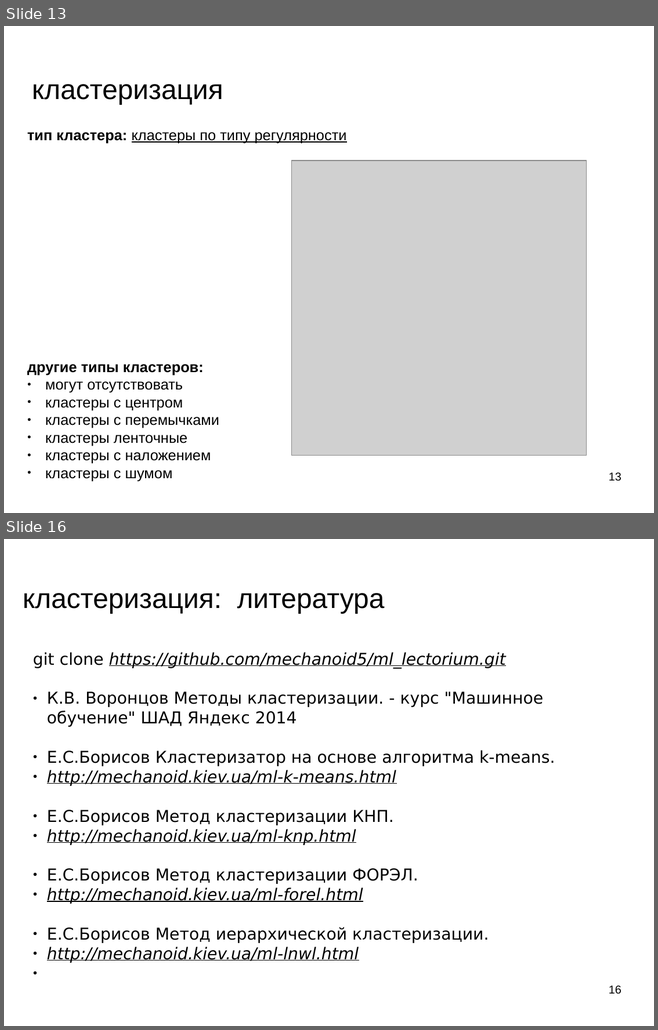
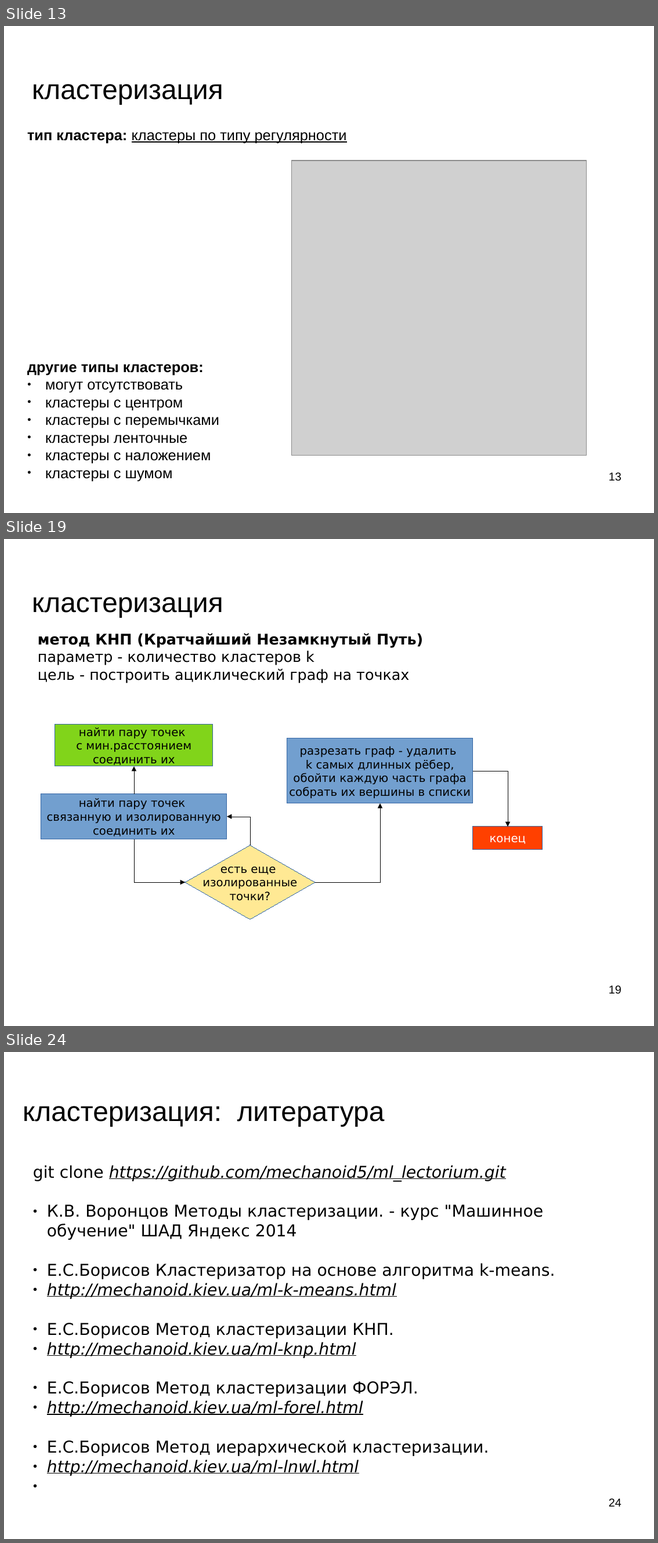
Before and after one commit to mechanoid5/ml_lectorium_legacy, a slide deck: 07-cluster.odp. Shown one above the other, each under a label of ours: slides 13 and 16 before the commit, slides 13, 19 and 24 after it; the slides between them are not shown. The pictures are 658x1030 and 658x1543 pixels, drawn with LibreOffice and Linux fonts; fonts in the diff are those of the drawing; grey boxes stand for pictures; background and template pictures are left out. Boxes give left, top, right and bottom in pixels: in the first picture for what was removed or moved away, otherwise in the second. Text is boxed around its words. In the diff, an @@ line names an element or a change of style, - is before the commit and + after.

```diff
--- a/07-cluster.odp
+++ b/07-cluster.odp
@@ slide 19 added at bbox=[4, 539, 654, 1026], background picture (left out) @@
@@ title added at bbox=[32, 597, 223, 617], 33.9 pt, text #000000 @@
+кластеризация
@@ text added at bbox=[38, 633, 423, 683], 18 pt, text #000000 @@
+метод КНП (Кратчайший Незамкнутый Путь)
+параметр - количество кластеров k
+цель - построить ациклический граф на точках
@@ rectangle added at bbox=[55, 725, 213, 766], fill #81D41A, outline #3465A4 0 pt, 14 pt, text #000000 @@
+найти пару точек
+с мин.расстоянием
+соединить их
@@ rectangle added at bbox=[287, 739, 473, 803], fill #729FCF, outline #3465A4 0 pt, 14 pt, text #000000 @@
+разрезать граф - удалить
+k самых длинных рёбер,
+обойти каждую часть графа
+собрать их вершины в списки
@@ elbow arrow added from (134, 794) to (134, 766), #000000 0 pt @@
@@ elbow arrow added from (473, 771) to (507, 827), #000000 0 pt @@
@@ rectangle added at bbox=[41, 794, 227, 839], fill #729FCF, outline #3465A4 0 pt, 14 pt, text #000000 @@
+найти пару точек
+связанную и изолированную
+соединить их
@@ elbow arrow added from (250, 845) to (227, 817), #000000 0 pt @@
@@ elbow arrow added from (315, 883) to (380, 803), #000000 0 pt @@
@@ rectangle added at bbox=[473, 827, 542, 850], fill #FF4000, outline #3465A4 0 pt, 14 pt, text #FFFFFF @@
+конец
@@ elbow arrow added from (134, 839) to (185, 883), #000000 0 pt @@
@@ diamond added at bbox=[185, 845, 315, 920], fill #FFE994, outline #3465A4 0 pt, 14 pt, text #000000 @@
+есть еще
+изолированные
+точки?
@@ page number added at bbox=[608, 986, 621, 994], 14 pt, text #000000 @@
+19
@@ what was slide 16 is now slide 24 @@
@@ page number at bbox=[608, 1499, 621, 1507]: text changed @@
-16
+24
```
Also in this commit, not shown: 2 slides changed, 8 other slides added, 1 slide removed, 13 other files.
